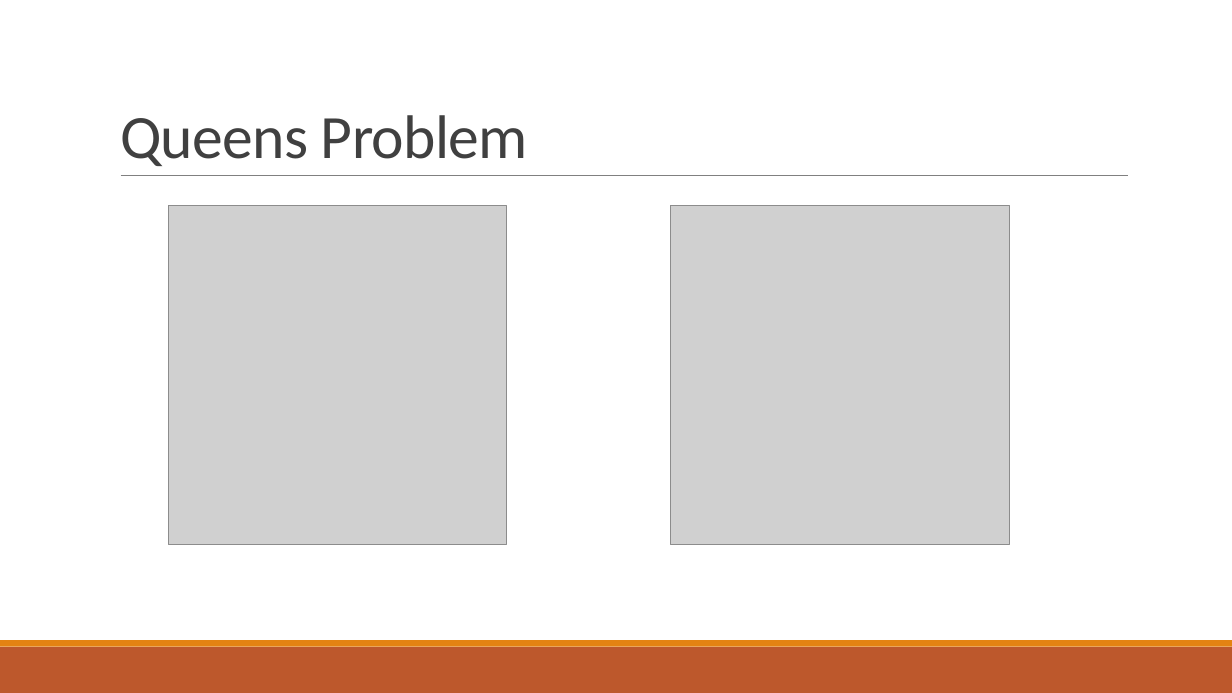
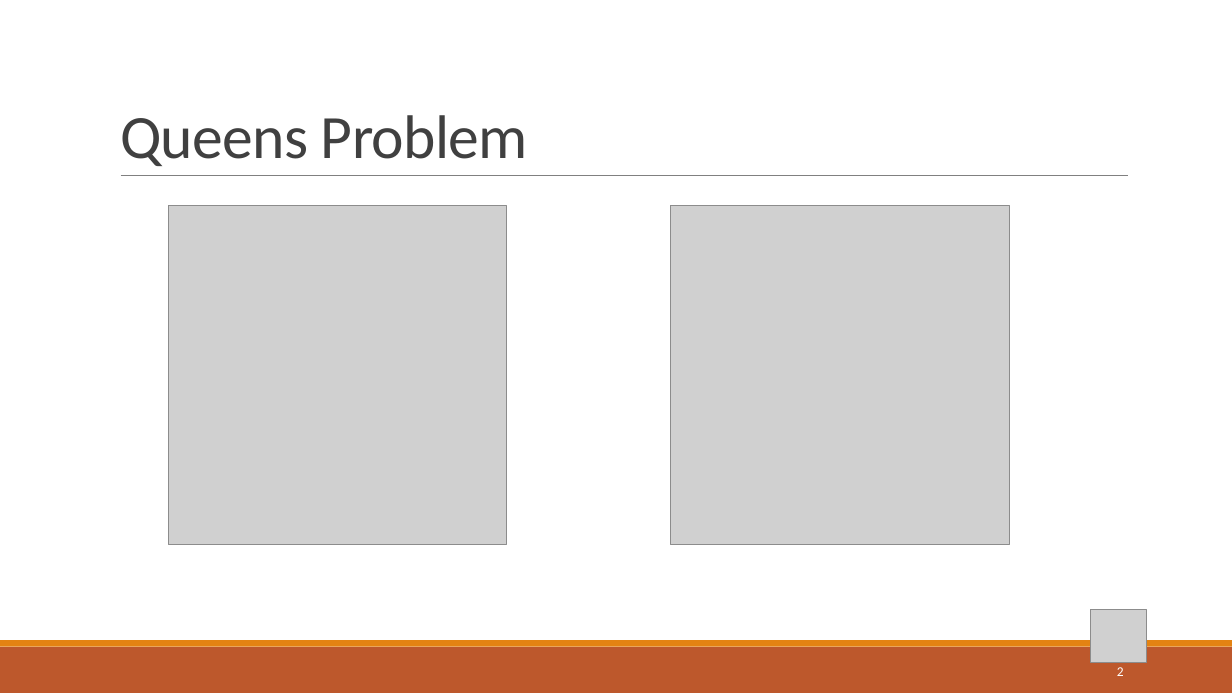
Before and after one commit to BeholderDEV/discretequeensproblem, a slide deck: slide 2 of N-Queens Problem Complexidade.pptx. Drawn at 1232x693 pixels with LibreOffice and Linux fonts; fonts in the diff are those of the drawing; grey boxes stand for pictures. Boxes give left, top, right and bottom in pixels: in the first picture for what was removed or moved away, otherwise in the second. Text is boxed around its words. In the diff, an @@ line names an element or a change of style, - is before the commit and + after.

```diff
--- a/N-Queens Problem Complexidade.pptx
+++ b/N-Queens Problem Complexidade.pptx
@@ picture added at bbox=[1092, 610, 1148, 663] @@
@@ page number added at bbox=[1117, 667, 1124, 676], 10.5 pt, text #FFFFFF @@
+2
```
Also in this commit, not shown: 5 other slides changed, 2 slides added, 1 slide removed, 9 other files.
